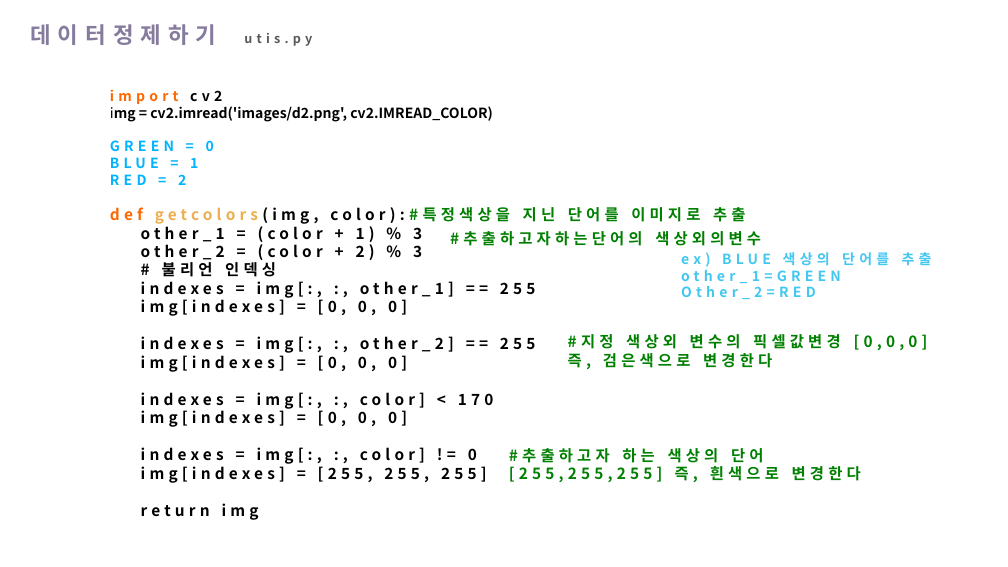
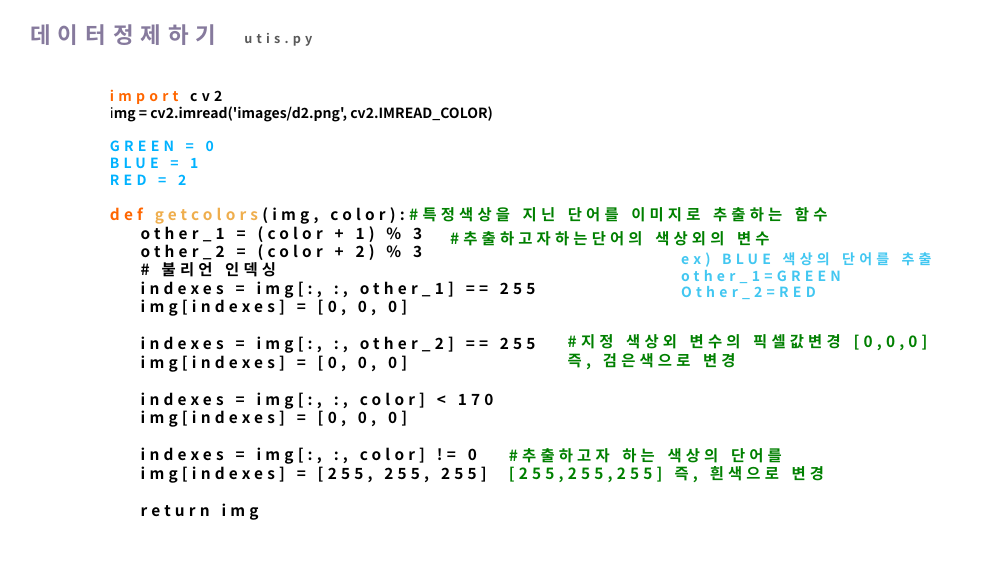
Before and after one commit to hanYijin/portfolio_2021, a slide deck: slide 8 of python데이터 분석과 이미지처리.pptx. Drawn at 1008x567 pixels with LibreOffice and Linux fonts; fonts in the diff are those of the drawing. Boxes give left, top, right and bottom in pixels: in the first picture for what was removed or moved away, otherwise in the second. Text is boxed around its words. In the diff, an @@ line names an element or a change of style, - is before the commit and + after.

```diff
--- a/python데이터 분석과 이미지처리.pptx
+++ b/python데이터 분석과 이미지처리.pptx
@@ text at bbox=[110, 207, 828, 224]: text changed @@
-def getcolors(img, color):#특정색상을 지닌 단어를 이미지로 추출
+def getcolors(img, color):#특정색상을 지닌 단어를 이미지로 추출하는 함수
@@ text at bbox=[450, 231, 770, 246]: spaces changed @@
-#추출하고자하는단어의 색상외의변수
+#추출하고자하는단어의 색상외의 변수
@@ text at bbox=[568, 353, 736, 369]: text changed @@
-즉, 검은색으로 변경한다
+즉, 검은색으로 변경
@@ text at bbox=[509, 448, 825, 482]: text changed @@
-#추출하고자 하는 색상의 단어
-[255,255,255] 즉, 흰색으로 변경한다
+#추출하고자 하는 색상의 단어를
+[255,255,255] 즉, 흰색으로 변경
```
Also in this commit, not shown: 11 other slides changed, 14 other files.
